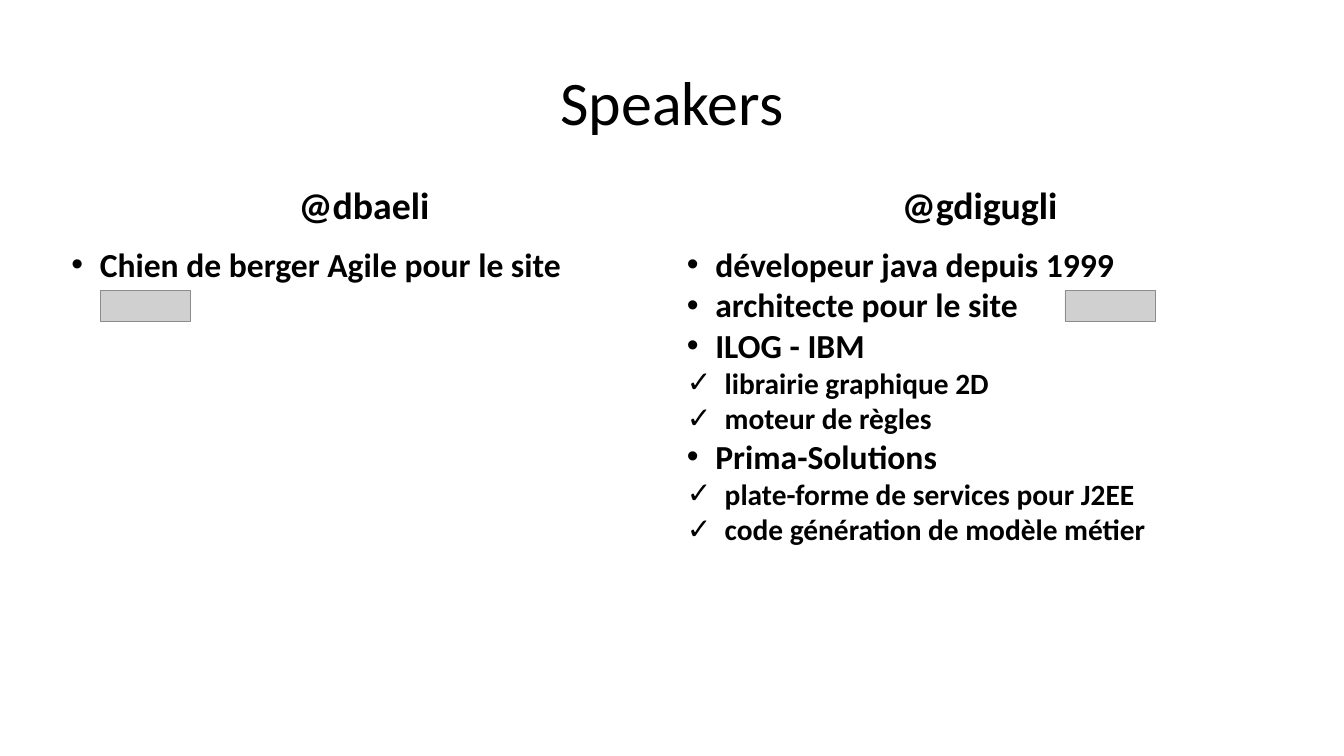
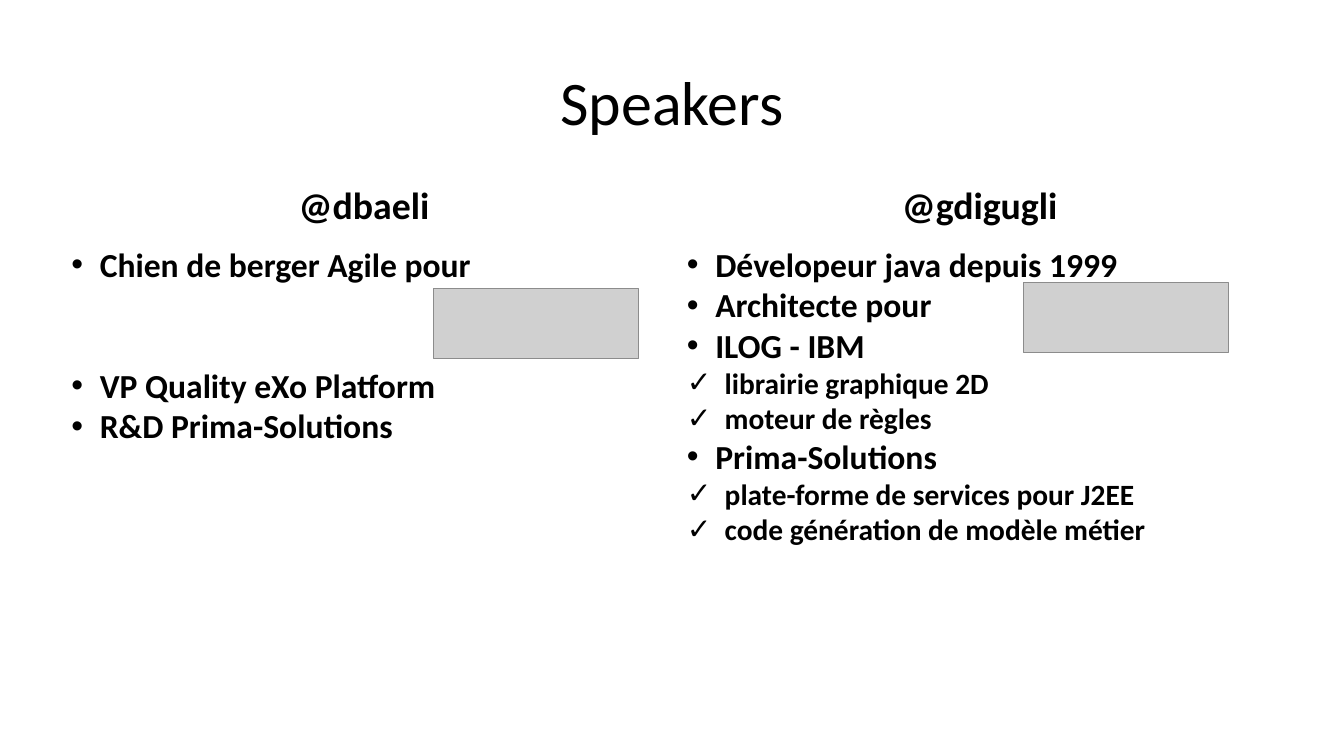
Before and after one commit to dbaeli/conf4j, a slide deck: slide 2 of conf4j-slides/Devops_Configuration_Jungle_Devoxx_FR_2012.pptx. Drawn at 1344x756 pixels with LibreOffice and Linux fonts; fonts in the diff are those of the drawing; grey boxes stand for pictures; background and template pictures are left out. Boxes give left, top, right and bottom in pixels: in the first picture for what was removed or moved away, otherwise in the second. Text is boxed around its words. In the diff, an @@ line names an element or a change of style, - is before the commit and + after.

```diff
--- a/conf4j-slides/Devops_Configuration_Jungle_Devoxx_FR_2012.pptx
+++ b/conf4j-slides/Devops_Configuration_Jungle_Devoxx_FR_2012.pptx
@@ text at [100,253,471,439]: text changed @@
-• Chien de berger Agile pour le site
+• Chien de berger Agile pour
+• VP Quality eXo Platform
+• R&D Prima-Solutions
@@ text at [715,253,1117,323]: text changed @@
-• dévelopeur java depuis 1999
-• architecte pour le site
+• Dévelopeur java depuis 1999
+• Architecte pour
@@ picture: place and size @@
-picture at [101,290,191,321]
+picture at [434,289,639,358]
@@ picture: place and size @@
-picture at [1065,290,1156,321]
+picture at [1023,283,1228,352]
```
Also in this commit, not shown: 8 other slides changed, 1 slide added, 1 slide removed.
